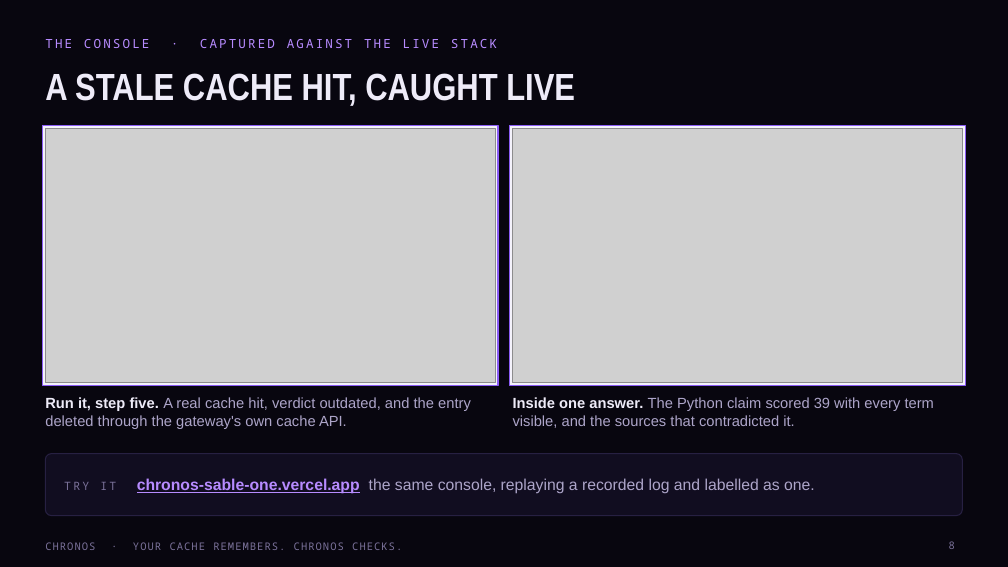
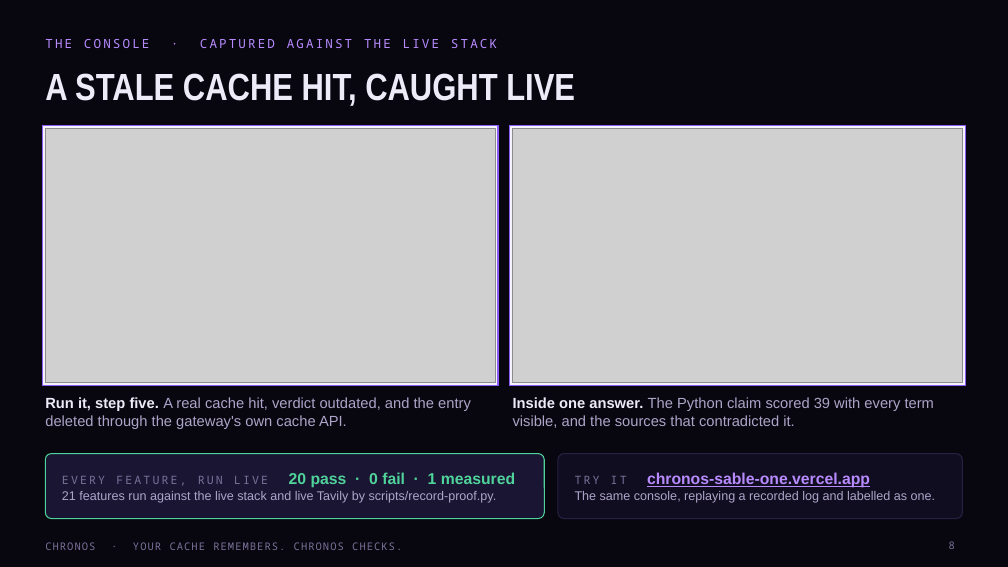
Before and after one commit to devprashant19/Chronos, a slide deck: slide 8 of docs/Chronos-deck.pptx. Drawn at 1008x567 pixels with LibreOffice and Linux fonts; fonts in the diff are those of the drawing; grey boxes stand for pictures. Boxes give left, top, right and bottom in pixels: in the first picture for what was removed or moved away, otherwise in the second. Text is boxed around its words. In the diff, an @@ line names an element or a change of style, - is before the commit and + after.

Commit message:
docs: the deck shows the live feature proof, 20 pass, 0 fail, 1 measured, beside the demo link

```diff
--- a/docs/Chronos-deck.pptx
+++ b/docs/Chronos-deck.pptx
@@ rounded rectangle: place and size @@
-rounded rectangle at (45, 454, 963, 516)
+rounded rectangle at (45, 454, 544, 519)
@@ rounded rectangle at (45, 454, 544, 519): fill #110D20 to #1A1533; outline #272042 1 pt to #4FD39A 1 pt; proportions changed @@
@@ text added at (62, 472, 515, 503), 12 pt, text #ADA5C9 @@
+EVERY FEATURE, RUN LIVE 20 pass · 0 fail · 1 measured
+21 features run against the live stack and live Tavily by scripts/record-proof.py.
@@ rounded rectangle added at (558, 454, 963, 519), fill #110D20, outline #272042 1 pt @@
@@ text at (575, 472, 935, 503): text changed; size 15 to 12 pt @@
-TRY IT chronos-sable-one.vercel.app the same console, replaying a recorded log and labelled as one.
+TRY IT chronos-sable-one.vercel.app
+The same console, replaying a recorded log and labelled as one.
```
